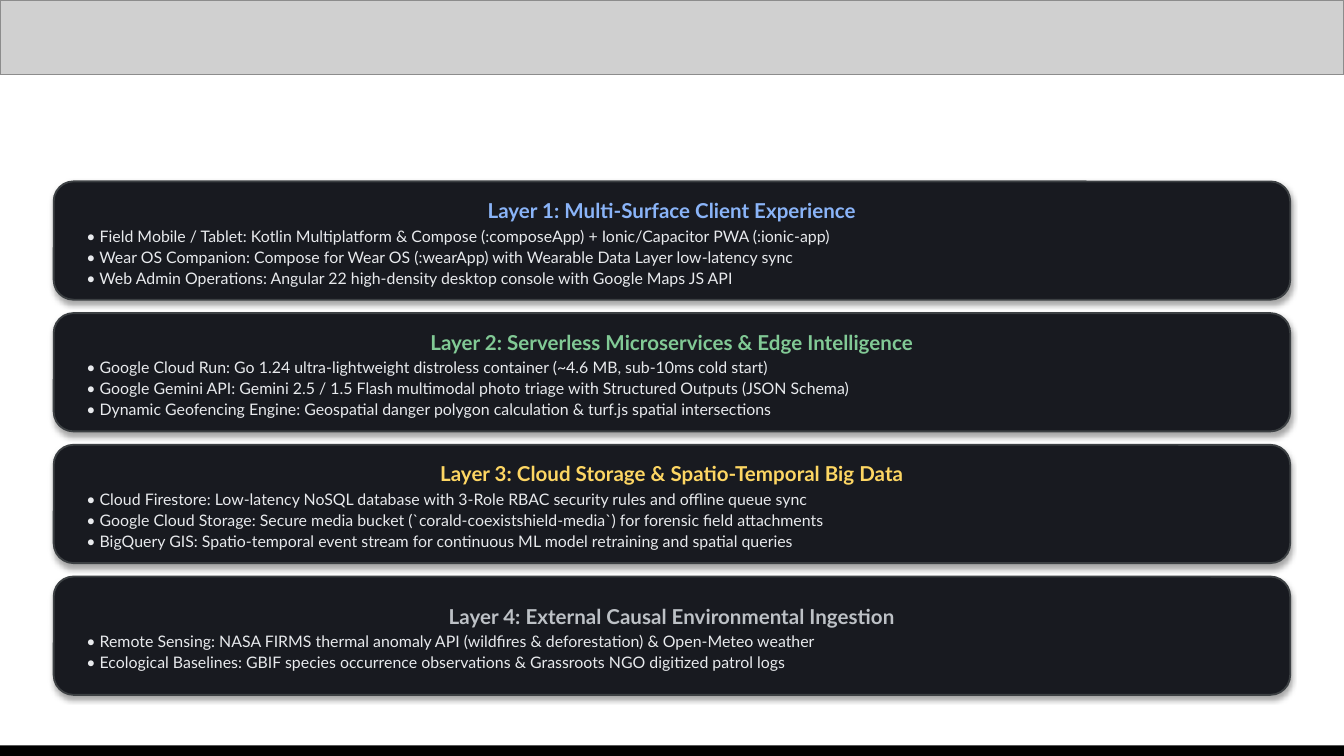
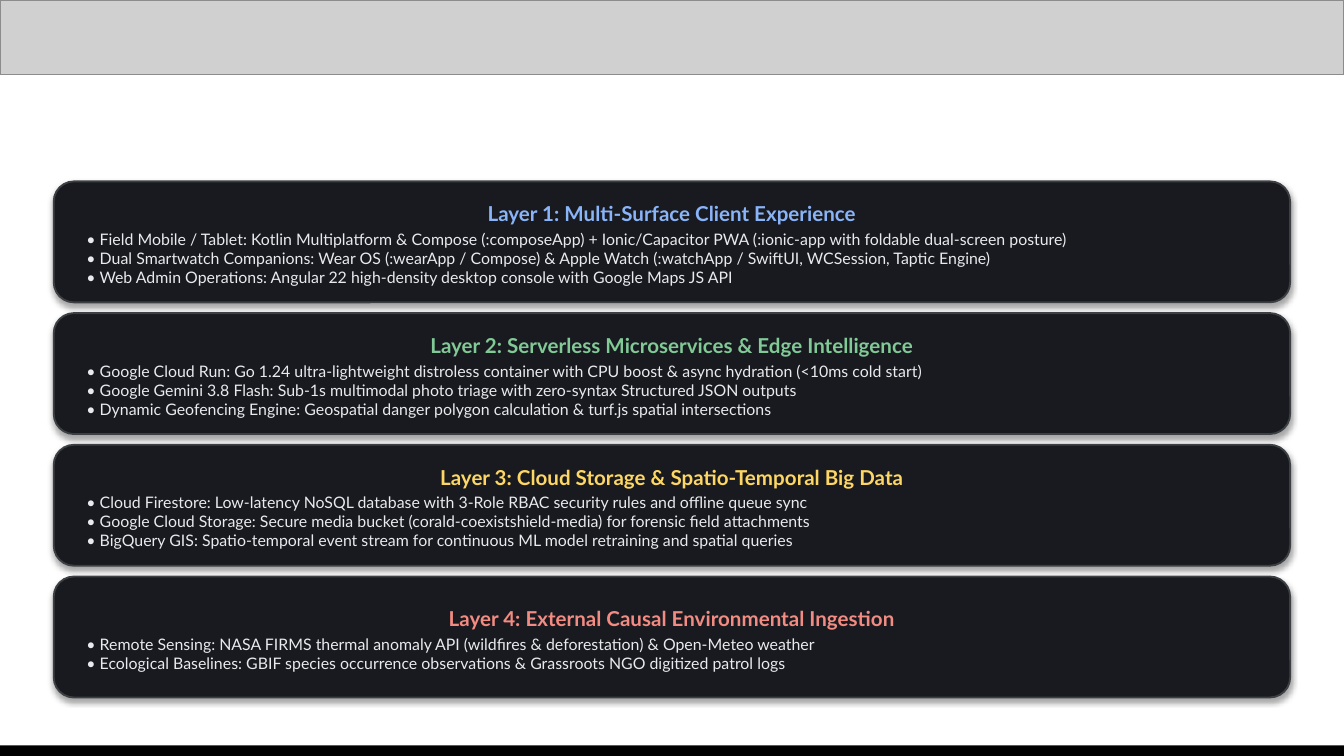
Before and after one commit to CoExistShieldAI/CoExistShieldAI, a slide deck: slide 10 of CoExistShieldAI_AIBuildersCup2026_PitchDeck.pptx (slide 8 before the commit). Drawn at 1344x756 pixels with LibreOffice and Linux fonts; fonts in the diff are those of the drawing; grey boxes stand for pictures. Boxes give left, top, right and bottom in pixels: in the first picture for what was removed or moved away, otherwise in the second. Text is boxed around its words. In the diff, an @@ line names an element or a change of style, - is before the commit and + after.

Commit message:
feat(regions): expand JAPAC conflict coverage to Sri Lanka and multi-species wildlife

```diff
--- a/CoExistShieldAI_AIBuildersCup2026_PitchDeck.pptx
+++ b/CoExistShieldAI_AIBuildersCup2026_PitchDeck.pptx
@@ text in rounded rectangle at (x1=100, y1=233, x2=1066, y2=267): text changed @@
-• Field Mobile / Tablet: Kotlin Multiplatform & Compose (:composeApp) + Ionic/Capacitor PWA (:ionic-app)
-• Wear OS Companion: Compose for Wear OS (:wearApp) with Wearable Data Layer low-latency sync
+• Field Mobile / Tablet: Kotlin Multiplatform & Compose (:composeApp) + Ionic/Capacitor PWA (:ionic-app with foldable dual-screen posture)
+• Dual Smartwatch Companions: Wear OS (:wearApp / Compose) & Apple Watch (:watchApp / SwiftUI, WCSession, Taptic Engine)
@@ text in rounded rectangle at (x1=100, y1=271, x2=733, y2=286): less space between paragraphs @@
@@ text in rounded rectangle at (x1=100, y1=365, x2=922, y2=399): text changed @@
-• Google Cloud Run: Go 1.24 ultra-lightweight distroless container (~4.6 MB, sub-10ms cold start)
-• Google Gemini API: Gemini 2.5 / 1.5 Flash multimodal photo triage with Structured Outputs (JSON Schema)
+• Google Cloud Run: Go 1.24 ultra-lightweight distroless container with CPU boost & async hydration (<10ms cold start)
+• Google Gemini 3.8 Flash: Sub-1s multimodal photo triage with zero-syntax Structured JSON outputs
@@ text in rounded rectangle at (x1=100, y1=403, x2=771, y2=418): less space between paragraphs @@
@@ text in rounded rectangle at (x1=100, y1=496, x2=807, y2=549): less space between paragraphs @@
@@ text in rounded rectangle at (x1=100, y1=515, x2=810, y2=530): text changed @@
-• Google Cloud Storage: Secure media bucket (`corald-coexistshield-media`) for forensic field attachments
+• Google Cloud Storage: Secure media bucket (corald-coexistshield-media) for forensic field attachments
@@ rounded rectangle "Layer 4: External Causal Environmental ..." at (x1=54, y1=577, x2=1290, y2=698): text colour #BDC1C6 to #F28B82 in "Layer 4: External Causal Environmental Ingestion"; less space between paragraphs @@
```
Also in this commit, not shown: 11 other slides changed, 5 slides added, 3 slides removed, 12 other files.
